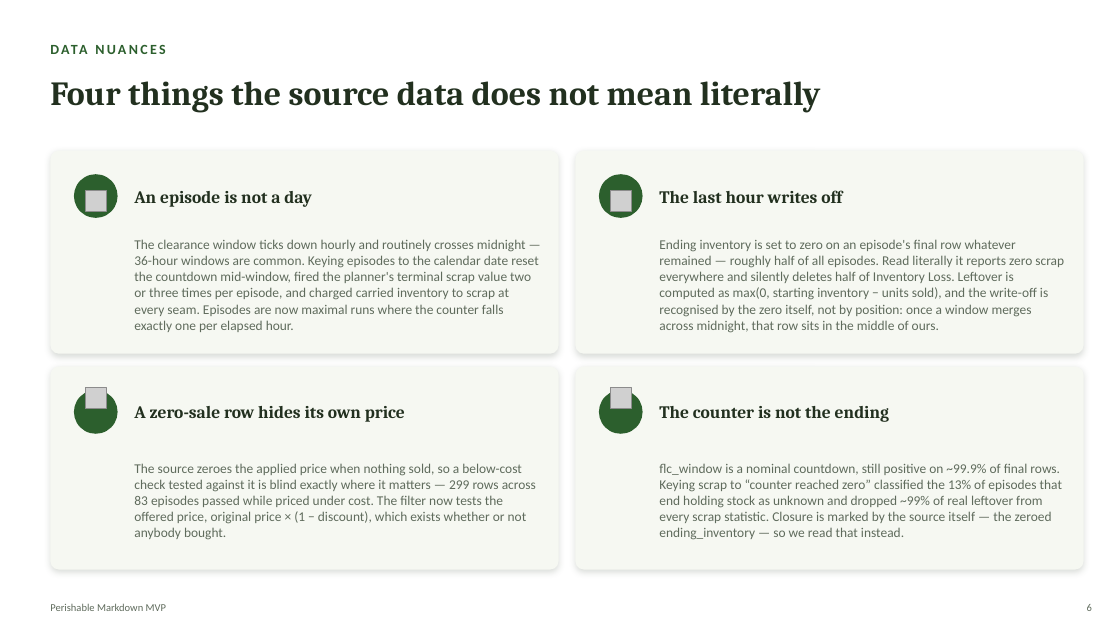
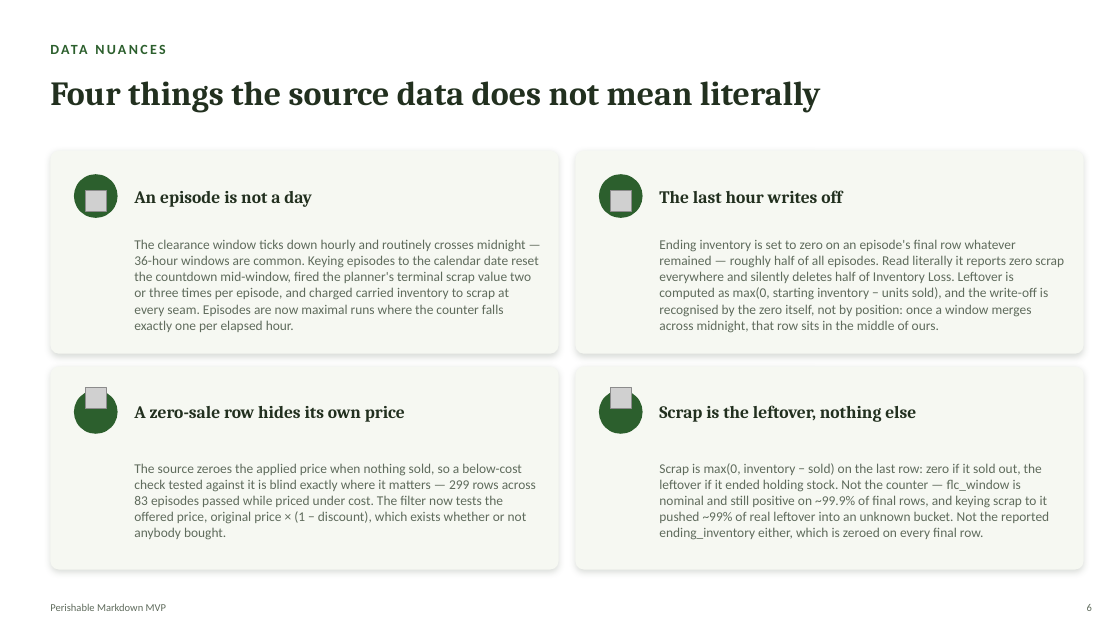
Before and after one commit to Kamalyunus/fresh-markdown, a slide deck: slide 6 of docs/perishable_markdown_tech_deck.pptx. Drawn at 1120x630 pixels with LibreOffice and Linux fonts; fonts in the diff are those of the drawing; grey boxes stand for pictures. Boxes give left, top, right and bottom in pixels: in the first picture for what was removed or moved away, otherwise in the second. Text is boxed around its words. In the diff, an @@ line names an element or a change of style, - is before the commit and + after.

```diff
--- a/docs/perishable_markdown_tech_deck.pptx
+++ b/docs/perishable_markdown_tech_deck.pptx
@@ text at <box>659,405,916,422</box>: text changed @@
-The counter is not the ending
+Scrap is the leftover, nothing else
@@ text at <box>659,463,1049,540</box>: text changed @@
-flc_window is a nominal countdown, still positive on ~99.9% of final rows. Keying scrap to “counter reached zero” classified the 13% of episodes that end holding stock as unknown and dropped ~99% of real leftover from every scrap statistic. Closure is marked by the source itself — the zeroed ending_inventory — so we read that instead.
+Scrap is max(0, inventory − sold) on the last row: zero if it sold out, the leftover if it ended holding stock. Not the counter — flc_window is nominal and still positive on ~99.9% of final rows, and keying scrap to it pushed ~99% of real leftover into an unknown bucket. Not the reported ending_inventory either, which is zeroed on every final row.
```
Also in this commit, not shown: 1 other slide changed, 7 other files.
